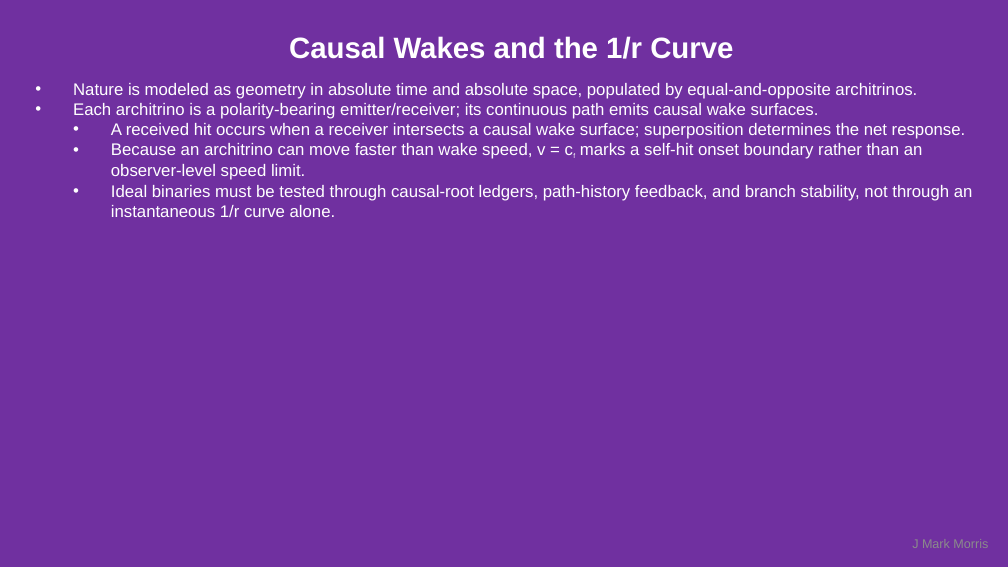
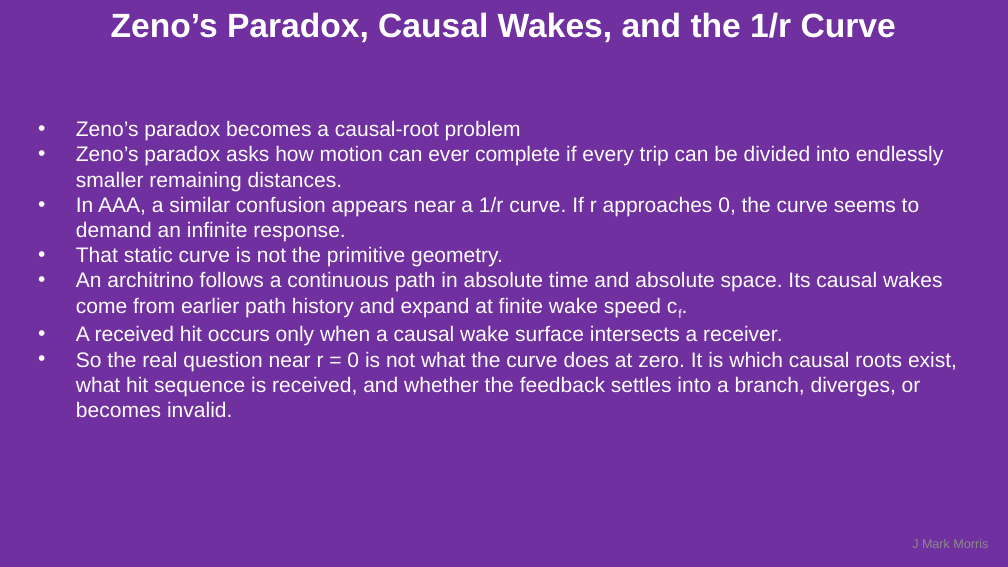
Before and after one commit to jmarkmorris/architrino, a slide deck: slide 14 of reference/archie/presentations/NPQG Fundamentals - Paths.pptx (slide 15 before the commit). Drawn at 1008x567 pixels with LibreOffice and Linux fonts; fonts in the diff are those of the drawing. Boxes give left, top, right and bottom in pixels: in the first picture for what was removed or moved away, otherwise in the second. Text is boxed around its words. In the diff, an @@ line names an element or a change of style, - is before the commit and + after.

```diff
--- a/reference/archie/presentations/NPQG Fundamentals - Paths.pptx
+++ b/reference/archie/presentations/NPQG Fundamentals - Paths.pptx
@@ text at (111, 12, 896, 43): text changed; size 28 to 32 pt @@
-Causal Wakes and the 1/r Curve
+Zeno’s Paradox, Causal Wakes, and the 1/r Curve
@@ text at (76, 120, 957, 417): text changed; size 16 to 20 pt @@
-• Nature is modeled as geometry in absolute time and absolute space, populated by equal-and-opposite architrinos.
-• Each architrino is a polarity-bearing emitter/receiver; its continuous path emits causal wake surfaces.
-  • A received hit occurs when a receiver intersects a causal wake surface; superposition determines the net response.
-  • Because an architrino can move faster than wake speed, v = cf marks a self-hit onset boundary rather than an observer-level speed limit.
-  • Ideal binaries must be tested through causal-root ledgers, path-history feedback, and branch stability, not through an instantaneous 1/r curve alone.
+• Zeno’s paradox becomes a causal-root problem
+• Zeno’s paradox asks how motion can ever complete if every trip can be divided into endlessly smaller remaining distances.
+• In AAA, a similar confusion appears near a 1/r curve. If r approaches 0, the curve seems to demand an infinite response.
+• That static curve is not the primitive geometry.
+• An architrino follows a continuous path in absolute time and absolute space. Its causal wakes come from earlier path history and expand at finite wake speed cf.
+• A received hit occurs only when a causal wake surface intersects a receiver.
+• So the real question near r = 0 is not what the curve does at zero. It is which causal roots exist, what hit sequence is received, and whether the feedback settles into a branch, diverges, or becomes invalid.
```
Also in this commit, not shown: 12 other slides changed, 3 slides removed, 27 other files.
